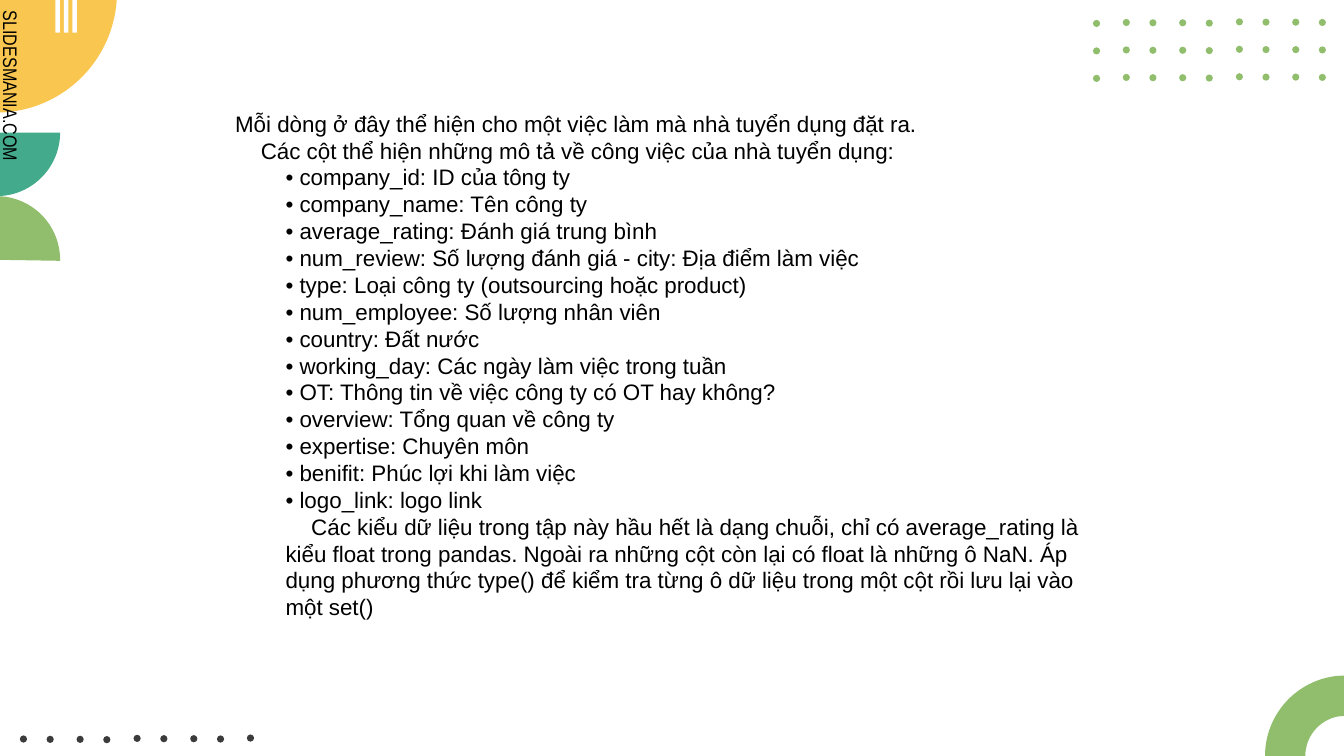
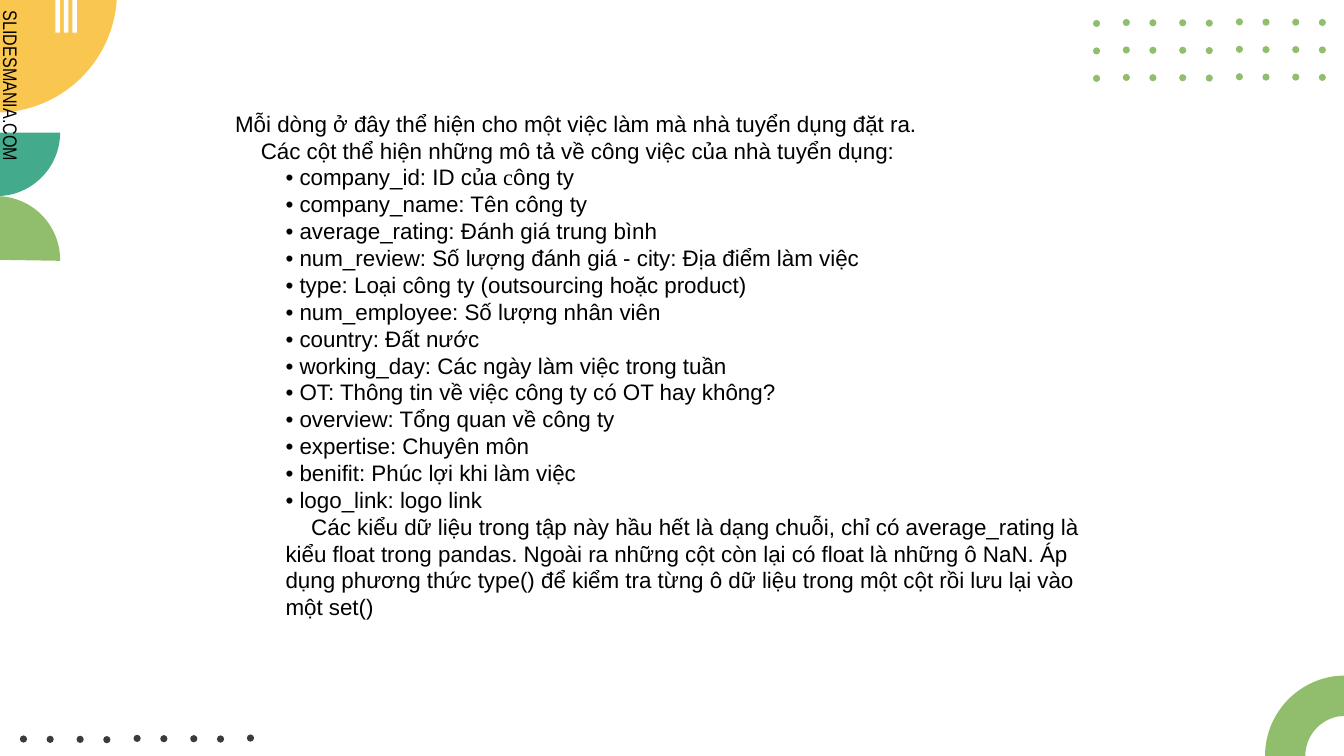
Before and after one commit to hxt-us/DA_LTKHDL_TH, a slide deck: slide 11 of LTKHDL.pptx. Drawn at 1344x756 pixels with LibreOffice and Linux fonts; fonts in the diff are those of the drawing. Boxes give left, top, right and bottom in pixels: in the first picture for what was removed or moved away, otherwise in the second. Text is boxed around its words. In the diff, an @@ line names an element or a change of style, - is before the commit and + after.

```diff
--- a/LTKHDL.pptx
+++ b/LTKHDL.pptx
@@ text at [300,168,574,190]: text changed @@
-          • company_id: ID của tông ty
+          • company_id: ID của công ty
```
Also in this commit, not shown: 2 other slides changed, 2 other files.
